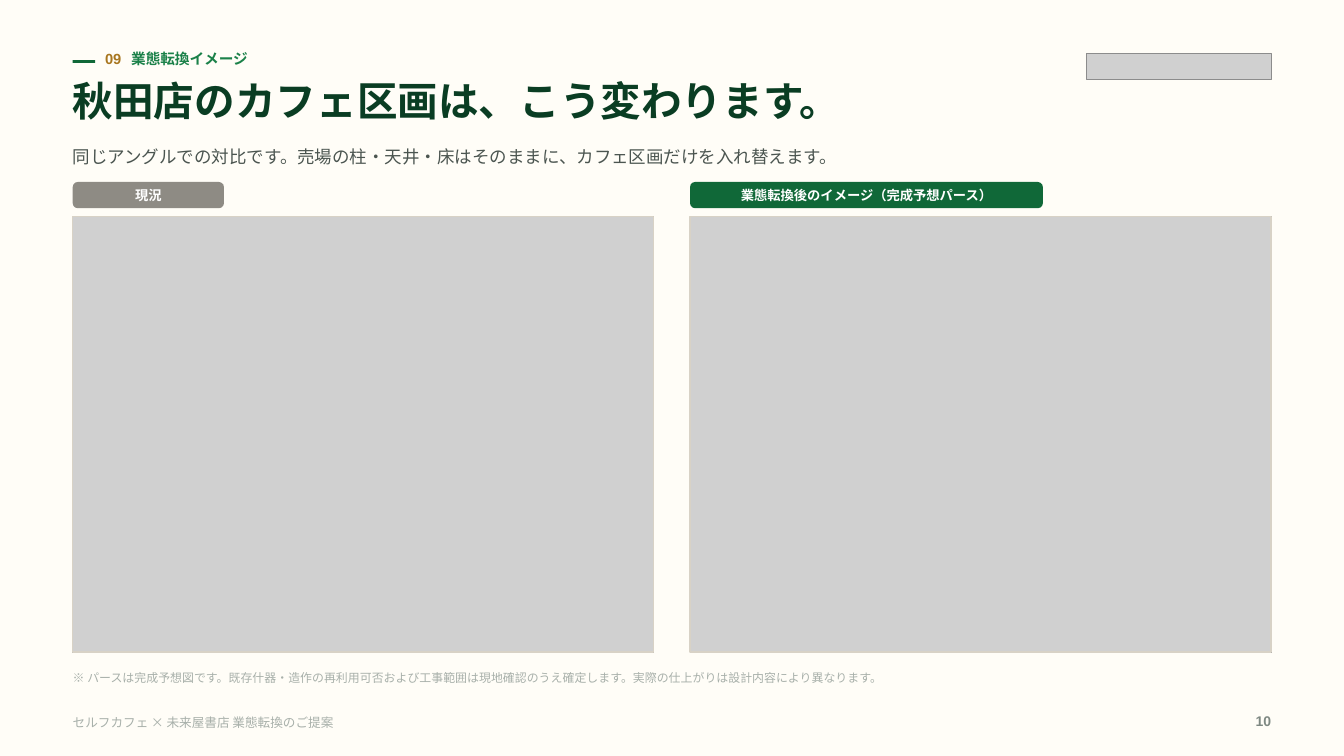
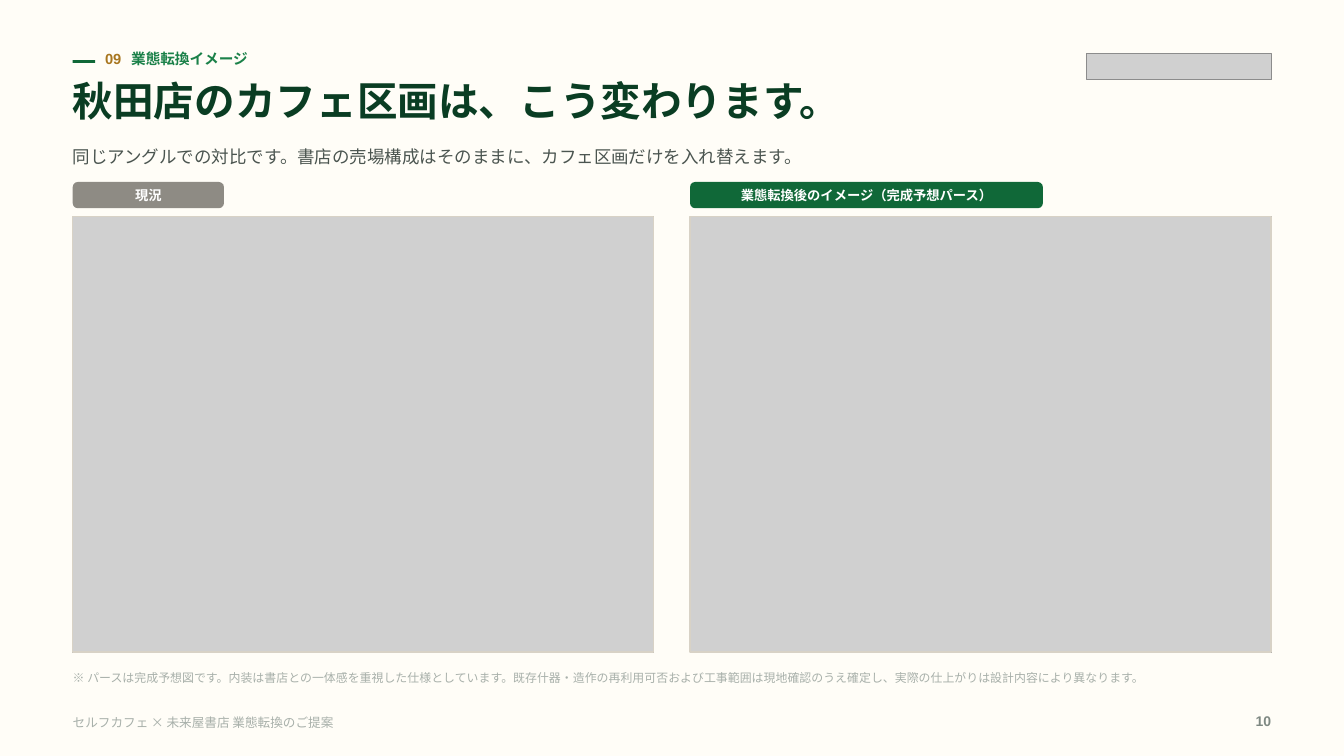
Before and after one commit to a5408071-cmd/suzuki-ceo, a slide deck: slide 10 of selfcafe-miraiya-deck/selfcafe-miraiya-deck.pptx. Drawn at 1344x756 pixels with LibreOffice and Linux fonts; fonts in the diff are those of the drawing; grey boxes stand for pictures. Boxes give left, top, right and bottom in pixels: in the first picture for what was removed or moved away, otherwise in the second. Text is boxed around its words. In the diff, an @@ line names an element or a change of style, - is before the commit and + after.

```diff
--- a/selfcafe-miraiya-deck/selfcafe-miraiya-deck.pptx
+++ b/selfcafe-miraiya-deck/selfcafe-miraiya-deck.pptx
@@ text at <box>73,148,802,165</box>: text changed @@
-同じアングルでの対比です。売場の柱・天井・床はそのままに、カフェ区画だけを入れ替えます。
+同じアングルでの対比です。書店の売場構成はそのままに、カフェ区画だけを入れ替えます。
@@ text at <box>87,672,1144,683</box>: text changed @@
-※ パースは完成予想図です。既存什器・造作の再利用可否および工事範囲は現地確認のうえ確定します。実際の仕上がりは設計内容により異なります。
+※ パースは完成予想図です。内装は書店との一体感を重視した仕様としています。既存什器・造作の再利用可否および工事範囲は現地確認のうえ確定し、実際の仕上がりは設計内容により異なります。
```
Also in this commit, not shown: 5 other files.
